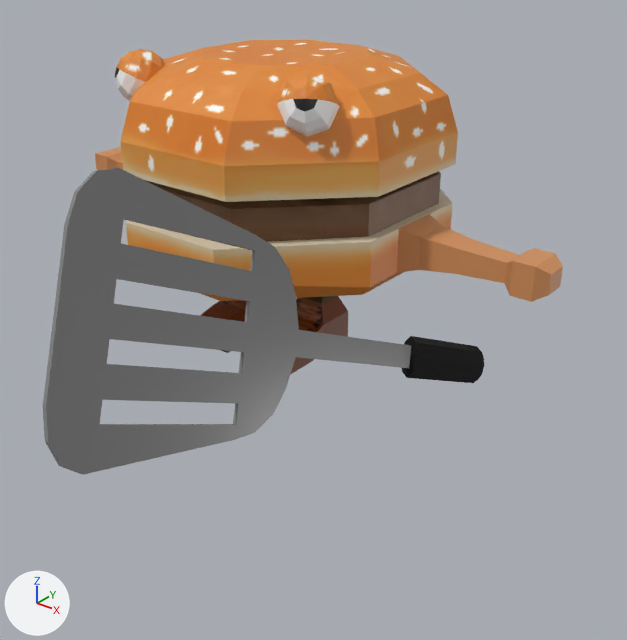
Renders of the FBX model Assets/Models/burgerBoy.fbx from each side of a commit.
Camera for both pictures: a 50 mm lens placed at (6.59, -7.73, 5.03), pointed at (1.39, -1.23, 1.0). Lighting does not change. The marker at lower left points along +X, +Y and +Z. Where no turn or scale is listed for an object, it has been applied to the vertices.

Before the edit, the objects in view are built like this:
```python
mat_chrome = principled_material('Chrome')
mat_chrome.base_color = (0.233, 0.233, 0.233)  # grey #858585
mat_chrome.roughness = 0.25
me_mesh_002 = bpy.data.meshes.new('Mesh.002')
me_mesh_002.from_pydata(...)  # 50 vertices, 44 faces; spans x -1.84..1.84, y -1.84..1.84, z 2.34..3.48
me_mesh_002.materials.append(mat_topbunmaterial)  # picture img_topbuntextureimage_png
me_mesh_004 = bpy.data.meshes.new('Mesh.004')
me_mesh_004.from_pydata(...)  # 119 vertices, 62 faces; spans x 1.49..2.09, y -6.22..-0.41, z -3.16..0.37
# faces by material slot: [43, 19]
me_mesh_004.materials.append(mat_chrome)  # grey #858585
me_mesh_004.materials.append(mat_blackplastic)  # black #000000
me_mesh_005 = bpy.data.meshes.new('Mesh.005')
me_mesh_005.from_pydata(...)  # 170 vertices, 162 faces; spans x -3.49..3.49, y -1.96..1.96, z 0.0..1.86
me_mesh_005.materials.append(mat_bottombunmaterial)  # picture img_bottombuntextureimage_png
ob_bottombun = bpy.data.objects.new('BottomBun', me_mesh_005)
ob_bottombun.location = (0.0, 0.0, 0.0)
ob_spatula = bpy.data.objects.new('Spatula', me_mesh_004)
ob_spatula.location = (0.46, 1.07, 3.06)
ob_topbun = bpy.data.objects.new('TopBun', me_mesh_002)
ob_topbun.location = (0.0, 0.0, 0.0)
# also in view: 'Eyes' at (0.0, -1.09, 3.21); 'Patty' at (0.0, 0.0, 1.98)
```
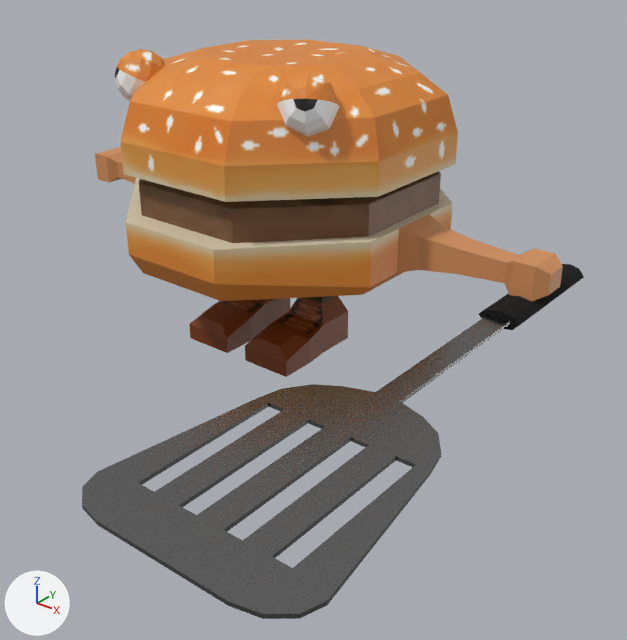
Where the newer file only moved an object's origin or applied its transform, the numbers keep the older frame.

Location of each change, [x1, y1, x2, y2] in pixels of the pictures (627 x 640 px):
'Spatula', surface changed, reshaped (14% wider, 16% taller)
    before: [43, 168, 484, 475]
    after: [82, 264, 584, 619]

The change, as a list of edits to the scene's bpy script:
```text
Change mat_chrome:
    mat_chrome.metallic: 0.0 -> 1.0
Change me_mesh_004:
    where me_mesh_004.from_pydata(...)  # 119 vertices, 62 faces; spans x 1.49..2.09, y -6.22..-0.41, z -3.16..0.37
    used by ob_spatula; location = (0.46, 1.07, 3.06)
    me_mesh_004 part 1: the whole mesh is multiplied about its middle by the matrix ((0.194, -0.432, -0.881), (0.051, 0.901, -0.431), (0.98, 0.039, 0.197)), then moved by (0.75, -0.05, -0.3)
```
